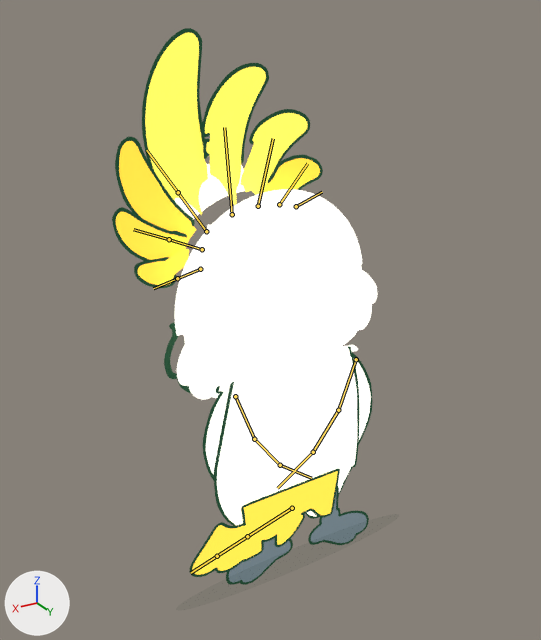
A saved change to the Blender file design/rig/blender/kakadu.blend.
The view is the same before and after, from a camera (50 mm lens) standing at (1.55, 2.34, 2.4) and looking at (0.0, -0.23, 1.11). Every picture has the same lights, and +X, +Y and +Z are marked at lower left. The picture after the commit comes second. Both versions are drawn at frame 0 of the action 'love'; the numbers are the values there. The bones that change, and the others that lie on the model, are drawn over the model as lines.

Objects in the first picture: 'body_on', 'crest1_on', 'crest2_on', 'crest3_on', 'crest4_on', 'crest5_on', 'crest6_on', 'crest7_on', 'head_on', 'shadow_on', 'tail_fan', 'wingL_folded', 'wingR_folded' and 4 more.
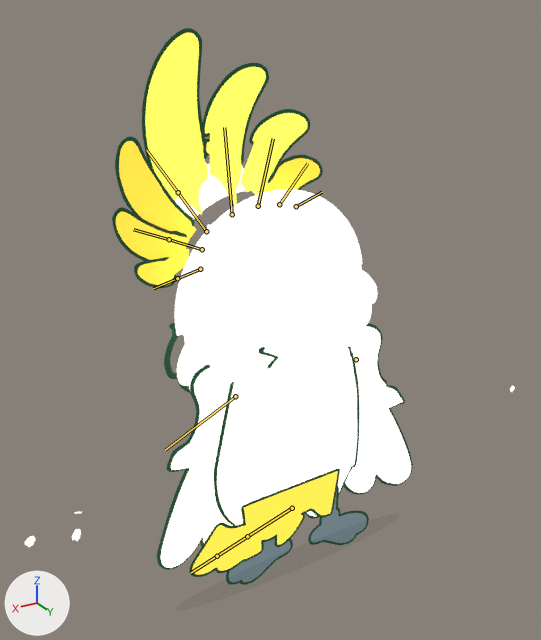
What the commit changed:
Bone 'show_wingL_folded' (bone_show_wingl_folded) is rescaled from (1.0, 1.0, 1.0) to (0.0, 0.0, 0.0).
Bone 'show_wingL_spread' (bone_show_wingl_spread) is rescaled from (0.0, 0.0, 0.0) to (1.0, 1.0, 1.0).
Bone 'show_wingR_folded' (bone_show_wingr_folded) is rescaled from (1.0, 1.0, 1.0) to (0.0, 0.0, 0.0).
Bone 'show_wingR_spread' (bone_show_wingr_spread) is rescaled from (0.0, 0.0, 0.0) to (1.0, 1.0, 1.0).

Changed parts and their boxes (x1, y1, x2, y2) in the pictures (541 x 640 px):
'wingR_spread', posed (not visible before)
    after: (25, 357, 275, 570)
'wingL_spread', posed (not visible before)
    after: (259, 323, 515, 495)
